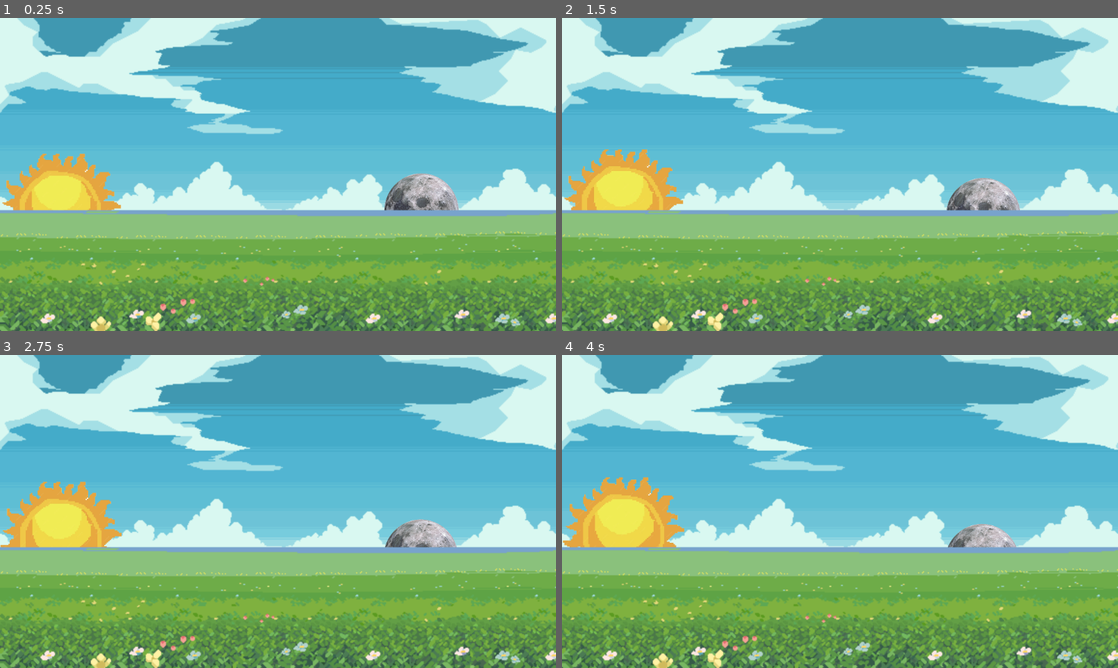
Above: before the commit, frames 1-4 (two rows, left to right).
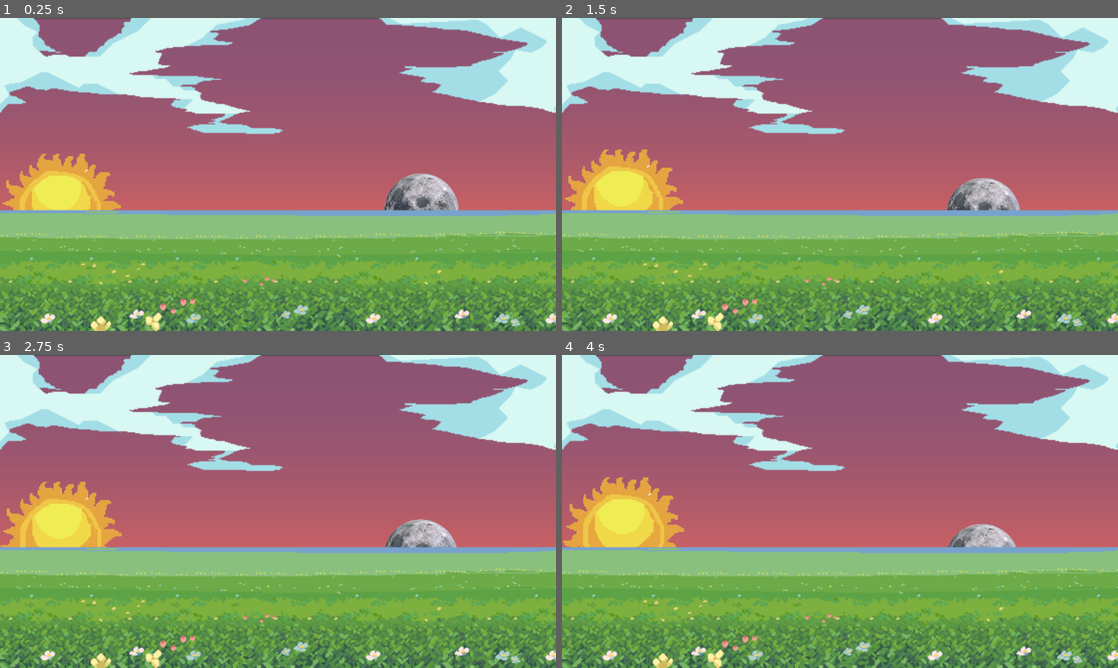
Above: after the commit, the same moments.

Repository: Wavesonics/BabyGame
Game: Godot game, scene res://main.tscn
Same seed, same stepped clock (60 frames per second), same inputs: the game is played once before the commit and once after it.
Inputs:
- Up to frame 1 (0.25 s): no input
- Up to frame 2 (1.5 s): no input
- Up to frame 3 (2.75 s): no input
- Up to frame 4 (4 s): no input

The runs differ from the first frame. In frame 1, 45% of the frame differs, in the area x 0-100%, y 0-62%; in frame 2, 45%; in frame 3, 45%; in frame 4, 45%.

Commit message:
add: initial implementation for a dynamic sky
- The sky currently uses two gradients for the top and bottom colors of the
  sky
- time_of_day is used to sample the gradient colors for top and bottom,
  adn the result is mixed using y
- TODO: switch to a gradient per time of day and transition between
  those using time of day. It's very difficult to get the colors right
  for each point of the sky over time otherwise

Diff:
--- /dev/null
+++ b/assets/background/day_gradient.tres
@@ -0,0 +1,8 @@
+[gd_resource type="GradientTexture1D" load_steps=2 format=3 uid="uid://cgg3ok22lsard"]
+
+[sub_resource type="Gradient" id="Gradient_nj354"]
+offsets = PackedFloat32Array(0, 0.232295, 0.320113, 0.379603, 0.491358, 0.637037, 1)
+colors = PackedColorArray(0.716385, 0.856036, 0.963412, 1, 0.346254, 0.84785, 0.917032, 1, 0.918953, 0.48612, 0.0381879, 1, 0.816166, 0.359859, 0.361406, 1, 0.170822, 0.38183, 0.674052, 1, 0.676397, 0.442335, 0.357901, 1, 0.716385, 0.856036, 0.963412, 1)
+
+[resource]
+gradient = SubResource("Gradient_nj354")
--- /dev/null
+++ b/assets/background/night_gradient.tres
@@ -0,0 +1,8 @@
+[gd_resource type="GradientTexture1D" load_steps=2 format=3 uid="uid://bbm6p0kjmpsxv"]
+
+[sub_resource type="Gradient" id="Gradient_ns7fo"]
+offsets = PackedFloat32Array(0, 0.241975, 0.293827, 0.33711, 0.501416, 0.730878, 0.854321, 1)
+colors = PackedColorArray(0.345098, 0.690196, 0.984314, 1, 0.270989, 0.671442, 0.815611, 1, 0.745098, 0.65098, 0.929412, 1, 0.857866, 0.439861, 0.524518, 1, 0.0431373, 0.141176, 0.337255, 1, 0.745098, 0.65098, 0.929412, 1, 0.727162, 0.906403, 0.984299, 1, 0.345098, 0.690196, 0.984314, 1)
+
+[resource]
+gradient = SubResource("Gradient_ns7fo")
--- a/main.tscn
+++ b/main.tscn
@@ -9,9 +9,11 @@
 [ext_resource type="Texture2D" uid="uid://urqi7jkgt4py" path="res://assets/background/2.png" id="4_n4pr0"]
 [ext_resource type="AudioStream" uid="uid://d1wqgfd42q18b" path="res://assets/background/ambience-day.mp3" id="5_55yh7"]
 [ext_resource type="Texture2D" uid="uid://c3hnkd4l4vt70" path="res://assets/background/sun.png" id="5_bw7mx"]
+[ext_resource type="Texture2D" uid="uid://cgg3ok22lsard" path="res://assets/background/day_gradient.tres" id="5_futo7"]
 [ext_resource type="Texture2D" uid="uid://wf62gr83rdfa" path="res://assets/background/moon.png" id="5_xociv"]
 [ext_resource type="Script" path="res://SkyDay.gd" id="6_8dnad"]
 [ext_resource type="Script" path="res://CelestialObjects.gd" id="6_jsfoj"]
+[ext_resource type="Texture2D" uid="uid://bbm6p0kjmpsxv" path="res://assets/background/night_gradient.tres" id="6_lgmir"]
 [ext_resource type="Texture2D" uid="uid://d0rov5fwlqvto" path="res://assets/background/4.png" id="7_ay8jm"]
 [ext_resource type="PackedScene" uid="uid://c1fa4m5wl7jog" path="res://entities/cow/Cow.tscn" id="8_yvqox"]
 [ext_resource type="PackedScene" uid="uid://c6exry1a7xhex" path="res://entities/chicken/Chicken.tscn" id="9_2jkje"]
@@ -24,6 +26,34 @@
 [ext_resource type="PackedScene" uid="uid://dnaxkh4di706o" path="res://entities/train/Train.tscn" id="17_w5huk"]
 [ext_resource type="PackedScene" uid="uid://q7vry04rtsqc" path="res://entities/digger/Digger.tscn" id="18_f3vjt"]
 [ext_resource type="PackedScene" uid="uid://dfhl5hr32cygu" path="res://entities/stormcloud/StormCloud.tscn" id="24_4l2w0"]
+
+[sub_resource type="Shader" id="Shader_h8xx0"]
+code = "shader_type canvas_item;
+
+uniform sampler2D top_gradient;
+uniform sampler2D bottom_gradient;
+uniform float time_of_day: hint_range(0.0, 1.0);
+
+void fragment() {
+    vec4 top = texture(top_gradient, vec2(time_of_day, 0.5));
+    vec4 bottom = texture(bottom_gradient, vec2(time_of_day, 0.5));
+    // Set the fragment color
+    COLOR = mix(top, bottom, pow((UV.y)*2.0, 2));
+}
+"
+
+[sub_resource type="ShaderMaterial" id="ShaderMaterial_hpdj5"]
+resource_local_to_scene = true
+shader = SubResource("Shader_h8xx0")
+shader_parameter/time_of_day = 0.399
+shader_parameter/top_gradient = ExtResource("6_lgmir")
+shader_parameter/bottom_gradient = ExtResource("5_futo7")
+
+[sub_resource type="CanvasItemMaterial" id="CanvasItemMaterial_03ifq"]
+blend_mode = 3
+
+[sub_resource type="CanvasItemMaterial" id="CanvasItemMaterial_v0uc4"]
+blend_mode = 3
 
 [node name="Main" type="Node2D"]
 script = ExtResource("1_muxl5")
@@ -42,7 +72,8 @@
 volume_db = -4.0
 
 [node name="SkyDay" type="Sprite2D" parent="Background"]
-position = Vector2(576, 324)
+material = SubResource("ShaderMaterial_hpdj5")
+position = Vector2(576, 326)
 scale = Vector2(2, 2)
 texture = ExtResource("3_mydq3")
 script = ExtResource("6_8dnad")
@@ -120,15 +151,19 @@
 position = Vector2(1034, 255)
 
 [node name="DayColor" type="ColorRect" parent="Background"]
+visible = false
+material = SubResource("CanvasItemMaterial_03ifq")
 offset_right = 40.0
 offset_bottom = 40.0
 scale = Vector2(28.84, 16.2)
 color = Color(1, 1, 0.145098, 0.00392157)
 
 [node name="NightColor" type="ColorRect" parent="Background"]
+visible = false
+material = SubResource("CanvasItemMaterial_v0uc4")
 offset_right = 1152.0
 offset_bottom = 648.0
-color = Color(0.0196078, 0.0352941, 0.168627, 0.760784)
+color = Color(0.113725, 0.156863, 0.470588, 0.760784)
 
 [node name="VisibleOnScreenNotifier2D" type="VisibleOnScreenNotifier2D" parent="."]
 rect = Rect2(0, 0, 20, 20)
Not shown: 1 places in main.tscn that only renumber resources
